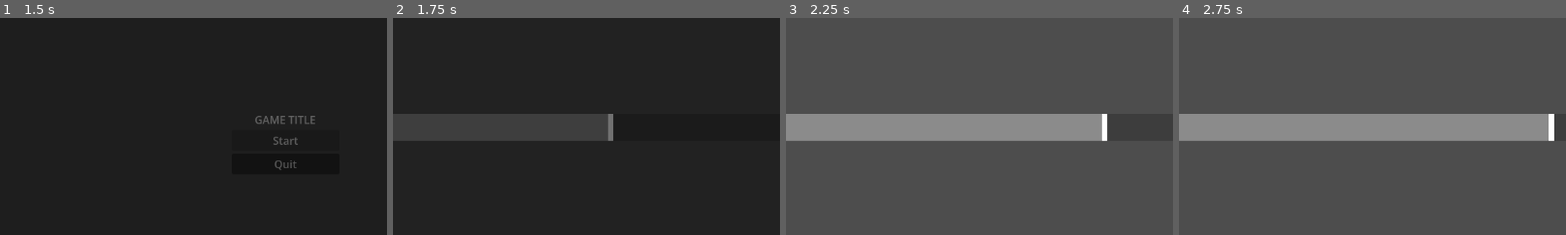
Above: before the commit, frames 1-4 (left to right).
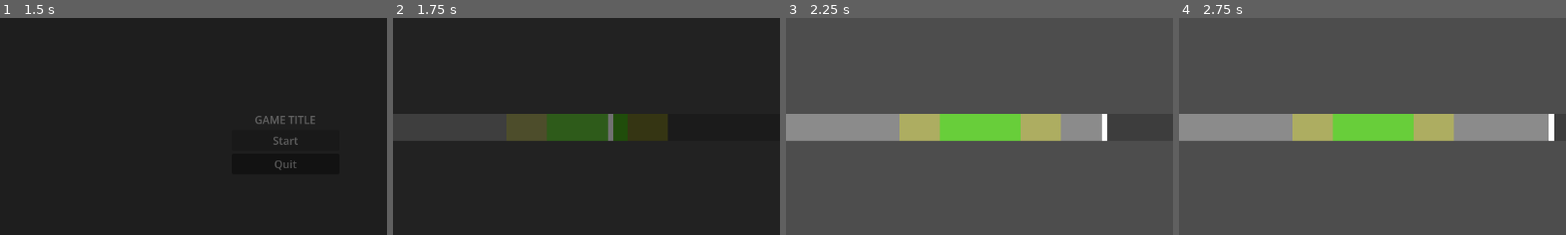
Above: after the commit, the same moments.

Repository: koichini/godot-lab-timing
Game: Godot game, scene res://scenes/Main.tscn
Two runs of this game, one before a commit and one after it. Both use one fixed random seed, a clock stepped at 60 frames per second and the inputs below.
Inputs:
- Up to frame 1 (1.5 s): click "Start" at 0.5 s; click "Start" at 1.25 s
- Up to frame 2 (1.75 s): no input
- Up to frame 3 (2.25 s): tap Enter (ui_accept) at 2, 2.1 s
- Up to frame 4 (2.75 s): tap Enter (ui_accept) at 2.27, 2.57 s
The pictures show only the part of the screen within x 13-63%, y 21-71%; the shares and areas given below are measured in that part.

Frame 1 is identical in both runs. In frame 2, 3.7% of the frame differs, in the area x 39-71%, y 44-57%; in frame 3, 5.2%, in the area x 29-71%, y 44-57%; in frame 4, 5.2%.
Error after the commit: Invalid call. Nonexistent function 'is_action_just_pressed' in base 'InputEventKey'. (res://scripts/game_screen.gd:32)

Commit message:
feat: add timing judgment with PERFECT/GOOD/MISS zones
Co-Authored-By: Claude Sonnet 4.6 <noreply@anthropic.com>

Diff:
--- a/scenes/GameScreen.tscn
+++ b/scenes/GameScreen.tscn
@@ -30,6 +30,27 @@
 value = 300.0
 show_percentage = false
 
+[node name="JudgeLabel" type="Label" parent="UI" unique_id=1655840286]
+offset_left = 140.0
+offset_top = 330.0
+offset_right = 740.0
+offset_bottom = 390.0
+horizontal_alignment = 1
+
+[node name="ZoneGood" type="ColorRect" parent="UI" unique_id=347733956]
+offset_left = 320.0
+offset_top = 280.0
+offset_right = 560.0
+offset_bottom = 320.0
+color = Color(1, 1, 0, 0.3)
+
+[node name="ZonePerfect" type="ColorRect" parent="UI" unique_id=172864560]
+offset_left = 380.0
+offset_top = 280.0
+offset_right = 500.0
+offset_bottom = 320.0
+color = Color(0, 1, 0, 0.4)
+
 [node name="Marker" type="ColorRect" parent="UI" unique_id=142175555]
 offset_left = 140.0
 offset_top = 280.0
--- a/scripts/game_screen.gd
+++ b/scripts/game_screen.gd
@@ -2,12 +2,16 @@
 
 const BAR_WIDTH := 600.0
 const SPEED := 300.0
+const CENTER := BAR_WIDTH / 2.0
+const PERFECT_RANGE := 60.0
+const GOOD_RANGE := 120.0
 
 var _pos := 300.0		# 現在位置
 var _direction := 1.0	# 移動方向
 
 @onready var _bar: ProgressBar = $UI/Bar
 @onready var _marker: ColorRect = $UI/Marker
+@onready var _judge_label: Label = $UI/JudgeLabel
 
 func _process(delta: float) -> void:
 	_pos += SPEED * _direction * delta
@@ -25,3 +29,17 @@
 func _input(event: InputEvent) -> void:
 	if event.is_action_pressed("ui_cancel"):
 		SceneManager.change_scene("res://scenes/TitleScreen.tscn")
+	if event.is_action_just_pressed("ui_accept"):
+		_judge()
+
+func _judge() -> void:
+	var dist := absf(_pos - CENTER)
+	if dist <= PERFECT_RANGE:
+		_judge_label.text = "PERFECT!"
+		_judge_label.modulate = Color.GREEN
+	elif dist <= GOOD_RANGE:
+		_judge_label.text = "GOOD!"
+		_judge_label.modulate = Color.YELLOW
+	else:
+		_judge_label.text = "MISS..."
+		_judge_label.modulate = Color.RED
